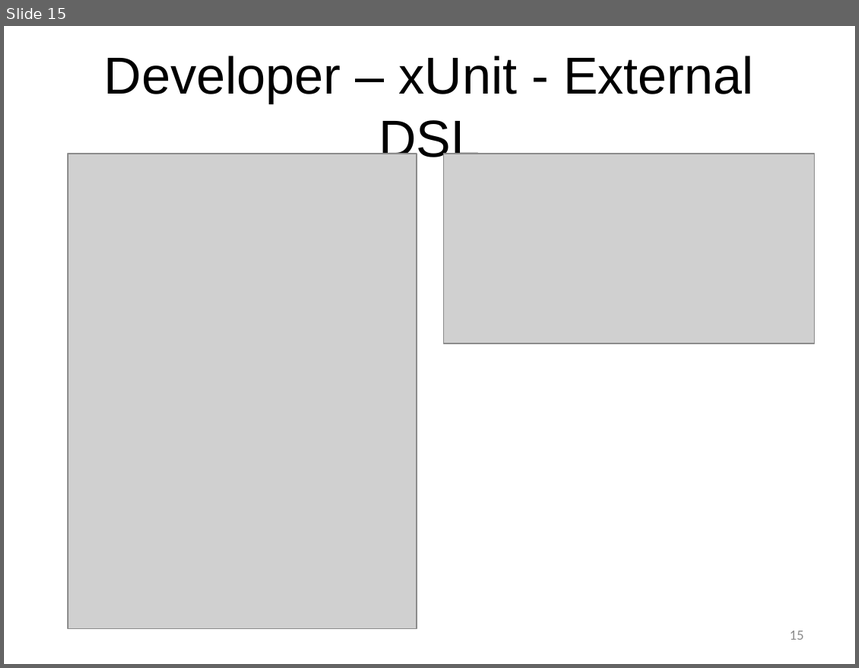
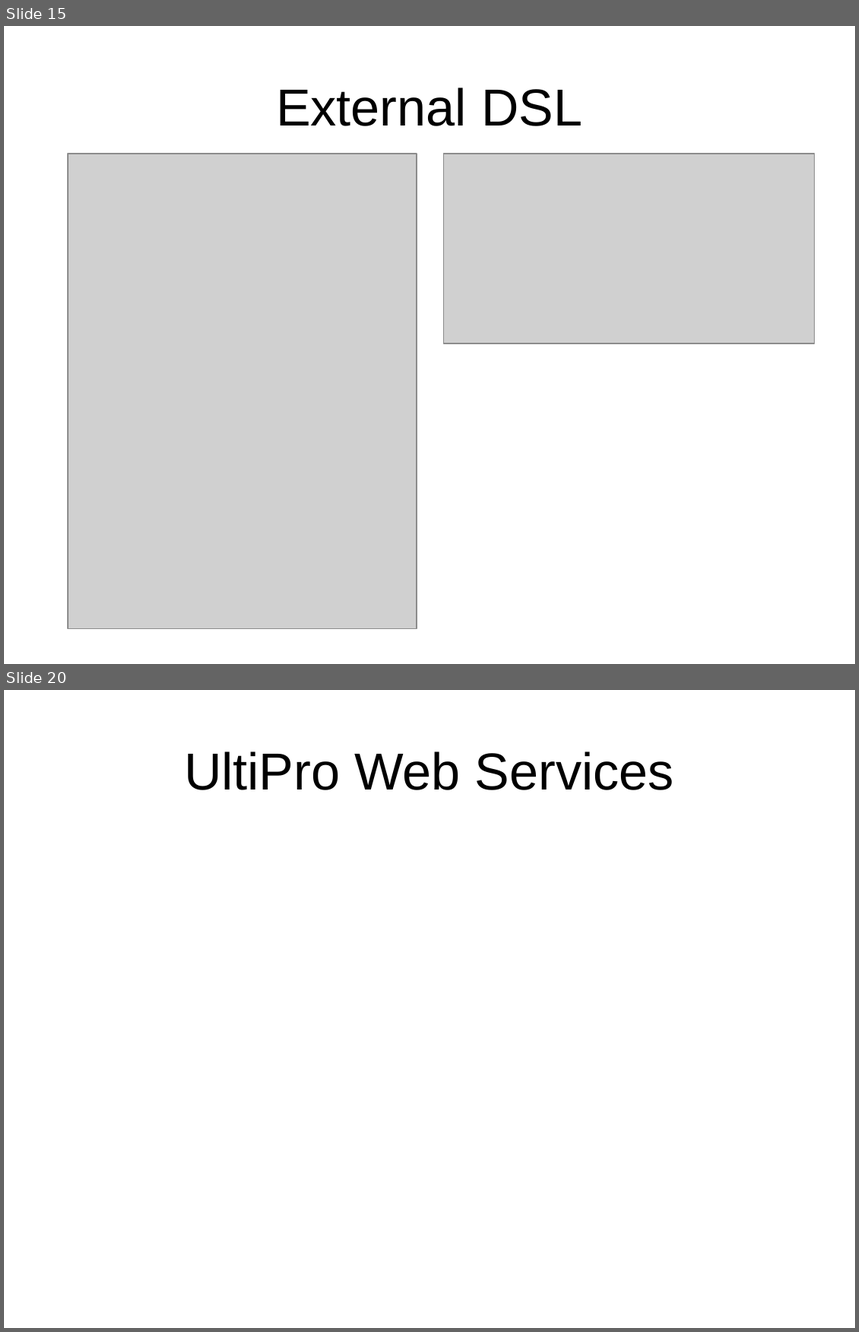
Before and after one commit to msuarz/portfolio, a slide deck: agile2011/presentation.pptx. Shown one above the other, each under a label of ours: slide 15 before the commit, slides 15 and 20 after it; the slides between them are not shown. The pictures are 859x668 and 859x1332 pixels, drawn with LibreOffice and Linux fonts; fonts in the diff are those of the drawing; grey boxes stand for pictures; background and template pictures are left out. Boxes give left, top, right and bottom in pixels: in the first picture for what was removed or moved away, otherwise in the second. Text is boxed around its words. In the diff, an @@ line names an element or a change of style, - is before the commit and + after.

```diff
--- a/agile2011/presentation.pptx
+++ b/agile2011/presentation.pptx
@@ slide 20 added at box(4, 690, 855, 1328), background picture (left out) @@
@@ title added at box(184, 752, 674, 790), 44 pt, text #000000 @@
+UltiPro Web Services
@@ slide 15 changed as well @@
@@ title at box(276, 88, 582, 126): text changed @@
-Developer – xUnit - External DSL
+External DSL
@@ page number removed at box(790, 631, 804, 640) @@
-15
```
Also in this commit, not shown: 4 other slides changed, 15 other slides added, 15 slides removed, 1 other file.
